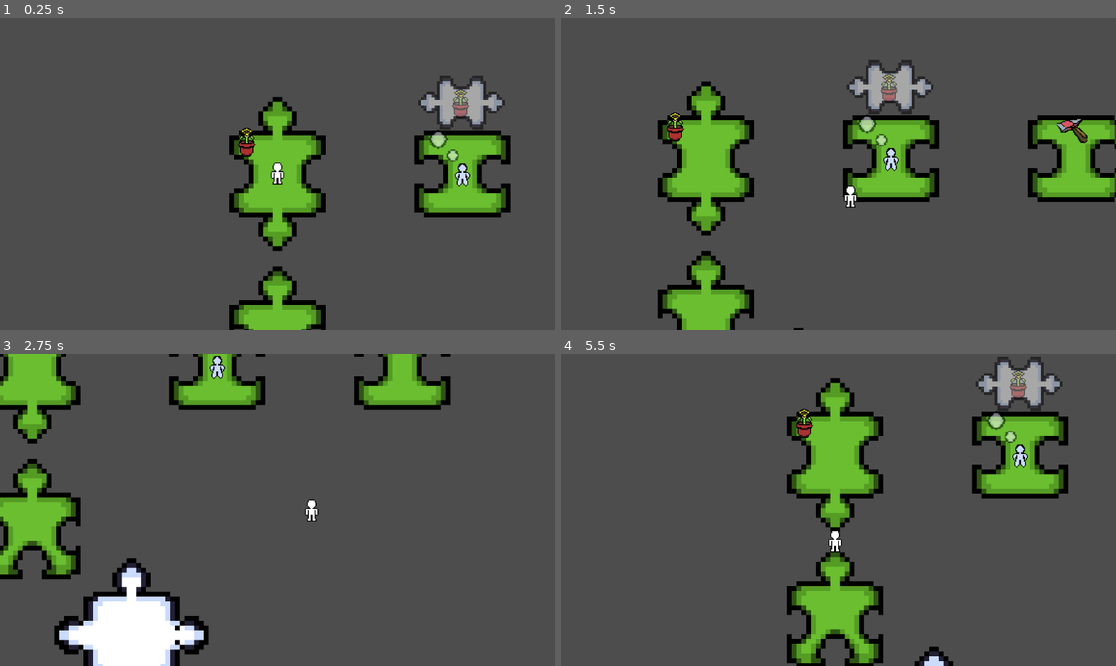
Above: before the commit, frames 1-4 (two rows, left to right).
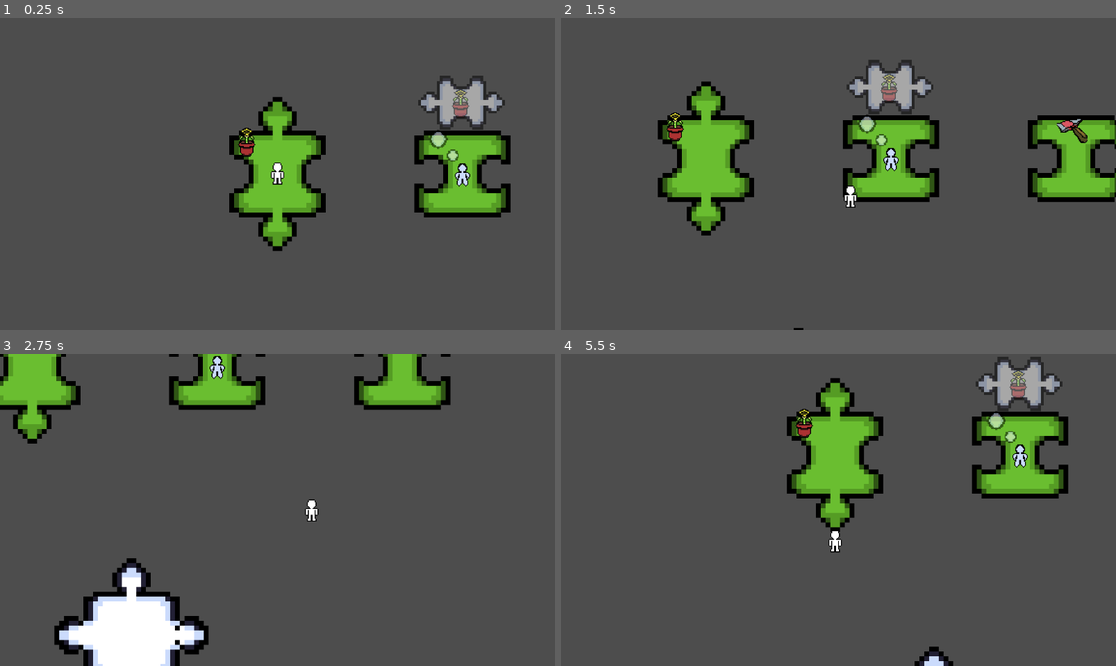
Above: after the commit, the same moments.

Repository: TomasMirandaEros/Juego-Jam
Game: Godot game, scene res://Nivel.tscn
The game is run twice, just before and just after one commit, with the same random seed, the same clock (stepped at 60 frames per second) and the same inputs.
Inputs (mouse positions are in pixels of both pictures, inside the frame that each line leads up to):
- Up to frame 1 (0.25 s): no input
- Up to frame 2 (1.5 s): tap Enter at 0.5 s; move the mouse to (960, 158) at 0.52 s; hold Right (ui_right) 0.53-1.28 s; click (960, 158) at 0.6 s; move the mouse to (727, 189) at 1.27 s; hold Down (ui_down) from 1.28 s (still down); click (727, 189) at 1.35 s
- Up to frame 3 (2.75 s): move the mouse to (227, 656) at 2.02 s; release Down (ui_down) at 2.03 s; hold Right (ui_right) from 2.03 s (still down); click (227, 656) at 2.1 s
- Up to frame 4 (5.5 s): move the mouse to (810, 572) at 2.77 s; release Right (ui_right) at 2.78 s; hold Up (ui_up) 2.78-3.53 s; click (810, 572) at 2.85 s; move the mouse to (1005, 556) at 3.52 s; hold Left (ui_left) 3.53-5.03 s; click (1005, 556) at 3.6 s; move the mouse to (672, 463) at 4.27 s; click (672, 463) at 4.35 s; move the mouse to (866, 510) at 5.02 s; hold Down (ui_down) from 5.03 s (still down); click (866, 510) at 5.1 s

The runs differ from the first frame. In frame 1, 2.2% of the frame differs, in the area x 41-59%, y 79-100%; in frame 2, 2.7%; in frame 3, 3.9%; in frame 4, 4.3%, in the area x 40-59%, y 61-100%.

Commit message:
lopez 0.11

Diff:
--- a/Escenas/elementosEspecificos/hacha.tscn
+++ b/Escenas/elementosEspecificos/hacha.tscn
@@ -7,7 +7,7 @@
 radius = 9.0
 height = 21.875
 
-[node name="Flor" type="Node2D" groups=["Flor"]]
+[node name="hacha" type="Node2D" groups=["Flor"]]
 script = ExtResource("1_q48oj")
 
 [node name="Node2D" type="Area2D" parent="."]
@@ -20,3 +20,5 @@
 [node name="Sprite2D" type="Sprite2D" parent="." groups=["Flor"]]
 position = Vector2(-4, 0)
 texture = ExtResource("2_om4cc")
+
+[connection signal="input_event" from="Node2D" to="." method="_on_node_2d_input_event"]
--- a/Nivel.tscn
+++ b/Nivel.tscn
@@ -6,7 +6,6 @@
 [ext_resource type="PackedScene" uid="uid://cknheak3qlgq0" path="res://Escenas/Piezas/Blancas/pieza_blanca.tscn" id="3_lmfi0"]
 [ext_resource type="PackedScene" uid="uid://bcucqtq3okgws" path="res://Escenas/Piezas/Verdes/pieza_verde_2.tscn" id="3_vo40h"]
 [ext_resource type="PackedScene" uid="uid://d3es4arler8yv" path="res://Escenas/npc.tscn" id="6_pwg1v"]
-[ext_resource type="PackedScene" uid="uid://dp5q2ww6m5dmk" path="res://Escenas/Piezas/Verdes/Pieza5 verde.tscn" id="7_tlkc6"]
 [ext_resource type="PackedScene" uid="uid://3jtr8c15ngp7" path="res://Escenas/elementosEspecificos/hacha.tscn" id="8_h4mco"]
 
 [node name="Ecenario" type="Node2D"]
@@ -39,11 +38,8 @@
 
 [node name="NPC" parent="TileMap/Pieza_verde_2" instance=ExtResource("6_pwg1v")]
 
-[node name="Pieza_verde_2" parent="." instance=ExtResource("3_vo40h")]
+[node name="Pieza_verde_3" parent="TileMap" instance=ExtResource("3_vo40h")]
 position = Vector2(448, -32)
 
-[node name="Node2D" parent="." instance=ExtResource("7_tlkc6")]
-position = Vector2(64, 144)
-
-[node name="Flor" parent="." instance=ExtResource("8_h4mco")]
+[node name="hacha" parent="TileMap" instance=ExtResource("8_h4mco")]
 position = Vector2(448, -64)
--- a/Scripts/Objetos.gd
+++ b/Scripts/Objetos.gd
@@ -1,34 +1,21 @@
 extends Node2D
 '''
-Lopez no puedo hacer que este script funcione deberia hacer
-que la flor se mueva peor no se mueve ni por puta
+riqui, ya hice que lo moviera, riqui mirate un video sobre SEÑALES EN GODOT,
+por favor
 '''
 var press: bool = false
-var move: bool = false
-var moviendo: bool = false
 
 # Called every frame. 'delta' is the elapsed time since the previous frame.
 func _process(delta):
-	print(press)
-	if press and not move:
-		moviendo = true
+	if press:
 		position = lerp(position, get_global_mouse_position(), 25 * delta)
 		z_index = 10
 	else:
-		moviendo = false
 		z_index = 1
 
-func _on_area_2d_input_event(viewport, event, shape_idx):
+func _on_node_2d_input_event(viewport, event, shape_idx):
 	if event is InputEventMouseButton:
-		if event.button_index == MOUSE_BUTTON_LEFT:
-			press = event.pressed
-			if press:
-				move = true
-
-func _on_area_2d_body_entered(body):
-	if not moviendo:
-		move = true
-
-func _on_area_2d_body_exited(body):
-	if not moviendo:
-		move = false
+		if event.is_pressed():
+			press = true
+		else:
+			press = false
--- a/Scripts/pieza_blanca.gd
+++ b/Scripts/pieza_blanca.gd
@@ -7,7 +7,6 @@
 
 # Called every frame. 'delta' is the elapsed time since the previous frame.
 func _process(delta):
-	print(press)
 	if press and not move:
 		moviendo = true
 		position = lerp(position,get_global_mouse_position(),25*delta)
Not shown: 1 places in Nivel.tscn that only renumber resources
